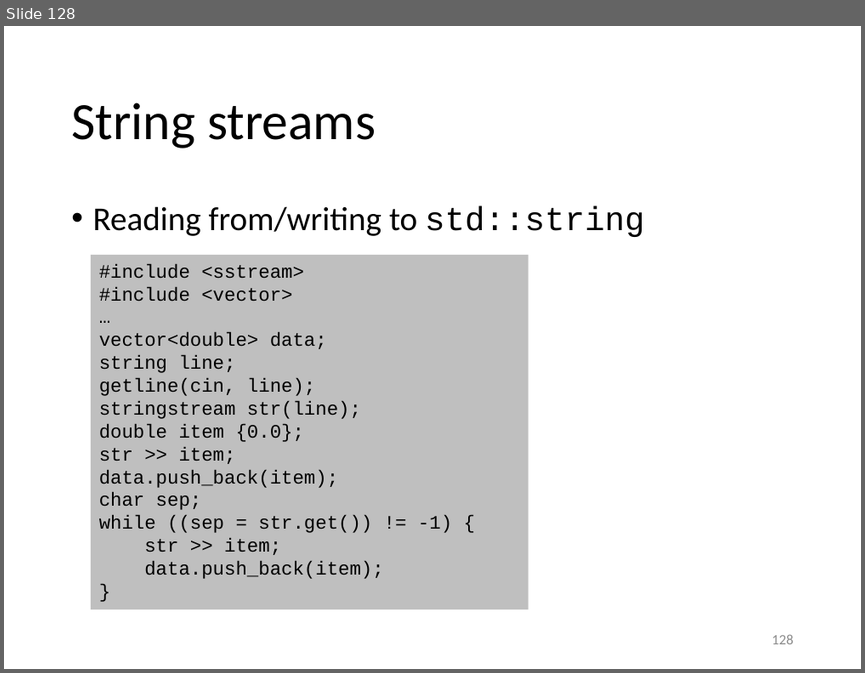
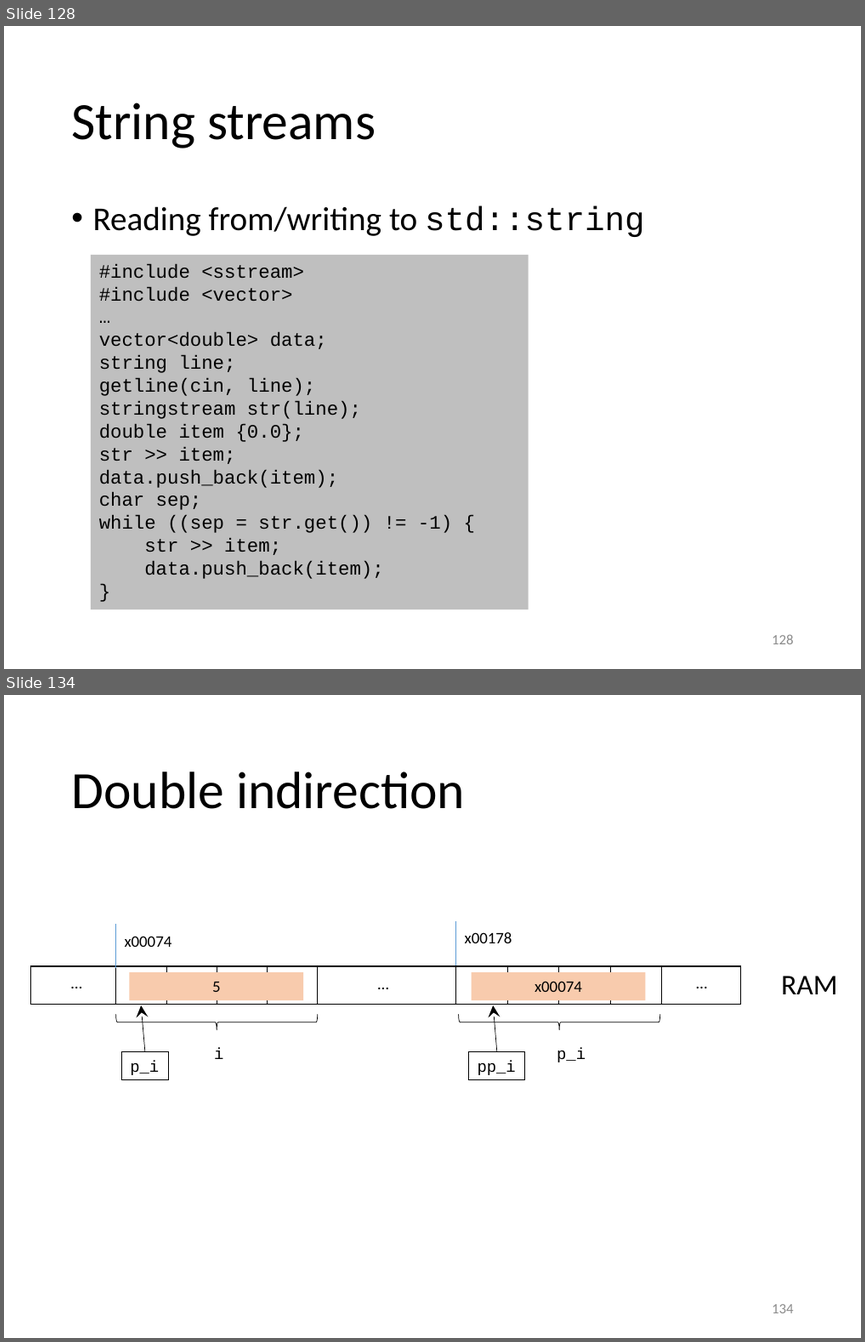
Before and after one commit to gjbex/Scientific-C-plus-plus, a slide deck: scientific_cpp.pptx. Shown one above the other, each under a label of ours: slide 128 before the commit, slides 128 and 134 after it; the slides between them are not shown. The pictures are 865x673 and 865x1342 pixels, drawn with LibreOffice and Linux fonts; fonts in the diff are those of the drawing. Boxes give left, top, right and bottom in pixels: in the first picture for what was removed or moved away, otherwise in the second. Text is boxed around its words. In the diff, an @@ line names an element or a change of style, - is before the commit and + after.

```diff
--- a/scientific_cpp.pptx
+++ b/scientific_cpp.pptx
@@ slide 134 added at (x1=4, y1=695, x2=861, y2=1338), background #FFFFFF @@
@@ title added at (x1=71, y1=771, x2=465, y2=809), 44 pt, text #000000 @@
+Double indirection
@@ line added from (116, 924) to (116, 969), #5B9BD5 0.5 pt @@
@@ line added from (456, 921) to (456, 965), #5B9BD5 0.5 pt @@
@@ text added at (x1=125, y1=936, x2=172, y2=947), 13.5 pt, text #000000 @@
+x00074
@@ text added at (x1=465, y1=932, x2=512, y2=943), 13.5 pt, text #000000 @@
+x00178
@@ rectangle added at (x1=30, y1=967, x2=740, y2=1004), outline #000000 1 pt @@
@@ text added at (x1=63, y1=969, x2=91, y2=997), 13.5 pt, text #000000 @@
+…
@@ line added from (116, 967) to (116, 1004), #000000 0.5 pt @@
@@ rectangle added at (x1=129, y1=973, x2=303, y2=1001), fill #F8CBAD, 13.5 pt, text #000000 @@
+5
@@ line added from (166, 967) to (166, 1004), #000000 0.5 pt @@
@@ line added from (216, 967) to (216, 1004), #000000 0.5 pt @@
@@ line added from (267, 967) to (267, 1004), #000000 0.5 pt @@
@@ line added from (318, 967) to (318, 1004), #000000 0.5 pt @@
@@ text added at (x1=369, y1=970, x2=398, y2=998), 13.5 pt, text #000000 @@
+…
@@ line added from (456, 967) to (456, 1004), #000000 0.5 pt @@
@@ rectangle added at (x1=471, y1=973, x2=645, y2=1001), fill #F8CBAD, 13.5 pt, text #000000 @@
+x00074
@@ line added from (507, 967) to (507, 1004), #000000 0.5 pt @@
@@ line added from (558, 967) to (558, 1004), #000000 0.5 pt @@
@@ line added from (610, 967) to (610, 1004), #000000 0.5 pt @@
@@ line added from (661, 967) to (661, 1004), #000000 0.5 pt @@
@@ text added at (x1=687, y1=970, x2=716, y2=998), 13.5 pt, text #000000 @@
+…
@@ text added at (x1=781, y1=975, x2=837, y2=994), 24 pt, text #000000 @@
+RAM
@@ left brace added at (x1=116, y1=1014, x2=318, y2=1030), outline #000000 0.5 pt @@
@@ arrow added from (145, 1051) to (141, 1005), #000000 0.5 pt @@
@@ left brace added at (x1=459, y1=1014, x2=660, y2=1030), outline #000000 0.5 pt @@
@@ arrow added from (497, 1051) to (494, 1005), #000000 0.5 pt @@
@@ rectangle added at (x1=121, y1=1051, x2=168, y2=1080), outline #000000 0.75 pt, 13.5 pt, text #000000 @@
+p_i
@@ text added at (x1=214, y1=1047, x2=223, y2=1059), 13.5 pt, text #000000 @@
+i
@@ rectangle added at (x1=468, y1=1051, x2=525, y2=1080), outline #000000 0.75 pt, 13.5 pt, text #000000 @@
+pp_i
@@ text added at (x1=556, y1=1047, x2=585, y2=1062), 13.5 pt, text #000000 @@
+p_i
@@ page number added at (x1=772, y1=1304, x2=794, y2=1313), 12 pt, text #8C8C8C @@
+134
```
Also in this commit, not shown: 12 other slides added.
